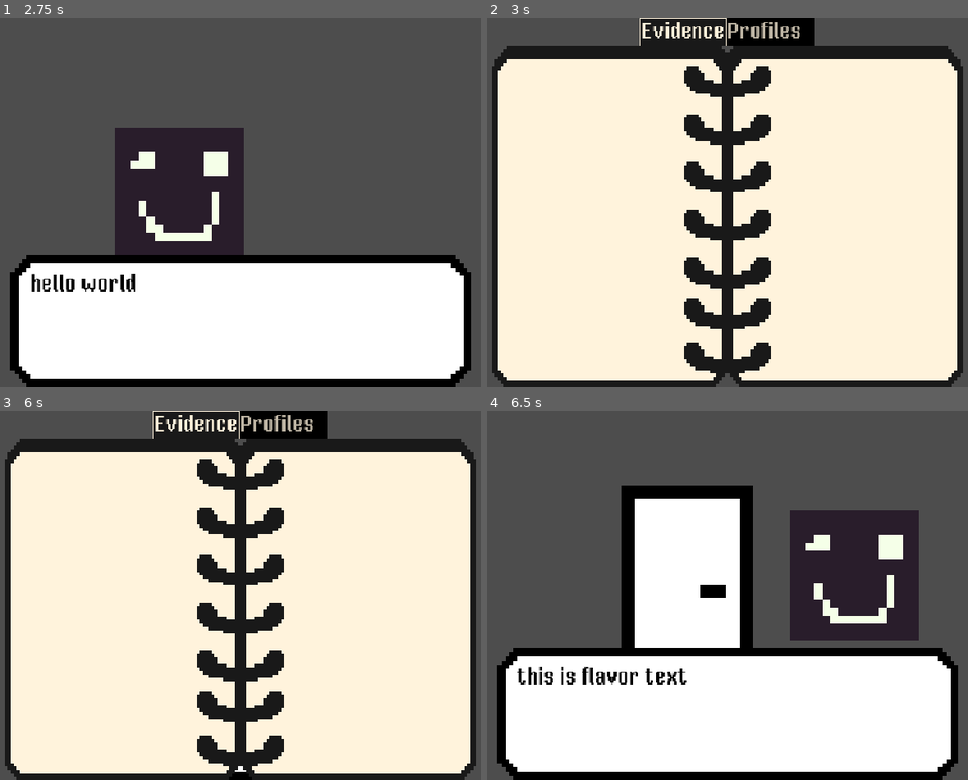
Above: before the commit, frames 1-4 (two rows, left to right).
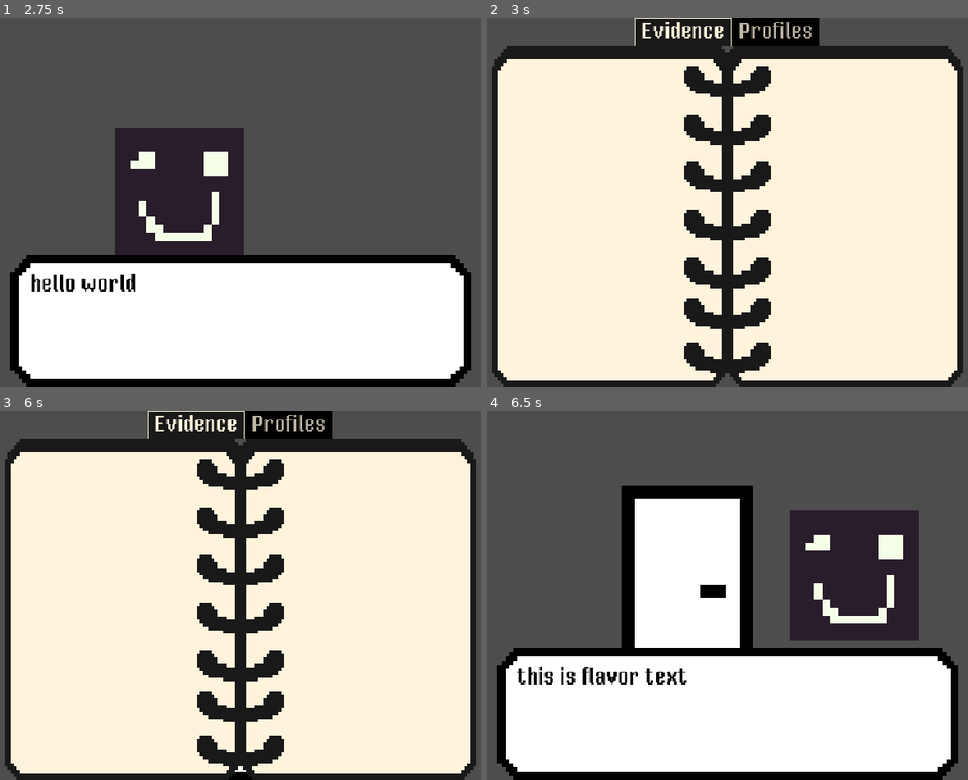
Above: after the commit, the same moments.

Repository: madebyrivaan/Mr.-Pumpkin-s-Murder-Case
Game: Godot game, scene res://scenes/rooms/main_hall.tscn
Two runs of this game, one before a commit and one after it. Both use one fixed random seed, a clock stepped at 60 frames per second and the inputs below.
Inputs (mouse positions are in pixels of both pictures, inside the frame that each line leads up to):
- Up to frame 1 (2.75 s): click (177, 195) at 0.5 s; click (177, 195) at 1.25 s; click (177, 195) at 2 s
- Up to frame 2 (3 s): tap Enter (ui_accept) at 2.75 s; move the mouse to (871, 184) at 2.77 s; press the mouse at (871, 184) at 2.78 s
- Up to frame 3 (6 s): tap Enter (ui_accept) at 3.02, 5.75 s; release the mouse at (384, 577) at 3.5 s; click (365, 577) at 3.5 s; click (365, 577) at 4.25 s; click (365, 577) at 5 s; move the mouse to (110, 613) at 5.77 s; click (110, 613) at 5.85 s
- Up to frame 4 (6.5 s): tap Enter (ui_accept) at 6.02 s

Frame 1 is identical in both runs. In frame 2, 0.6% of the frame differs, in the area x 30-70%, y 0-8%; in frame 3, 0.6%; in frame 4, nothing differs.

Commit message:
looks like i have to finish the dialogue system tomorrow

Diff:
--- /dev/null
+++ b/dialogues/lady_lemon.json
@@ -0,0 +1,24 @@
+[
+	{"type" : "text", "speaking" : "Lady Lemon", "text" : "yo", "end" : false},
+	{"type" : "choice", "1" : "hi", "2" : "wassup", "1r" : 2, "2r" : 5, "end" : false},
+	{"type" : "text", "speaking" : "Garlic", "text" : "this", "end" : false},
+	{"type" : "text", "speaking" : "Lady Lemon", "text" : "", "end" : false},
+	{"type" : "choice", "1" : "", "2" : "", "1r" : 8, "2r" : 17, "end" : false},
+	{"type" : "text", "speaking" : "Garlic", "text" : "that", "end" : false},
+	{"type" : "text", "speaking" : "Lady Lemon", "text" : "", "end" : false},
+	{"type" : "choice", "1" : "", "2" : "", "1r" : 8, "2r" : 17, "end" : false},
+	{"type" : "text", "speaking" : "Garlic", "text" : "", "end" : false},
+	{"type" : "text", "speaking" : "Lady Lemon", "text" : "", "end" : false},
+	{"type" : "choice", "1" : "", "2" : "", "1r" : 11, "2r" : 13, "end" : false},
+	{"type" : "text", "speaking" : "Garlic", "text" : "", "end" : false},
+	{"type" : "text", "speaking" : "Lady Lemon", "text" : "", "end" : true, "end_info" : ""},
+	{"type" : "text", "speaking" : "Garlic", "text" : "", "end" : false},
+	{"type" : "text", "speaking" : "Lady Lemon", "text" : "", "end" : true, "end_info" : ""},
+	{"type" : "text", "speaking" : "Garlic", "text" : "", "end" : false},
+	{"type" : "text", "speaking" : "Lady Lemon", "text" : "", "end" : false},
+	{"type" : "choice", "1" : "", "2" : "", "1r" : 18, "2r" : 20, "end" : false},
+	{"type" : "text", "speaking" : "Garlic", "text" : "", "end" : false},
+	{"type" : "text", "speaking" : "Lady Lemon", "text" : "", "end" : true, "end_info" : ""},
+	{"type" : "text", "speaking" : "Garlic", "text" : "", "end" : false},
+	{"type" : "text", "speaking" : "Lady Lemon", "text" : "", "end" : true, "end_info" : ""},
+]
--- /dev/null
+++ b/dialogues/mr_chili.json
@@ -0,0 +1,29 @@
+[
+	{"type" : "text", "speaking" : "Mr. Chili", "text" : "", "end" : false},
+	{"type" : "choice", "1" : "", "2" : "", "1r" : 2, "2r" : 19, "end" : false},
+	{"type" : "text", "speaking" : "Garlic", "text" : "", "end" : false},
+	{"type" : "text", "speaking" : "Mr. Chili", "text" : "", "end" : false},
+	{"type" : "choice", "1" : "", "2" : "", "1r" : 5, "2r" : 12, "end" : false},
+	{"type" : "text", "speaking" : "Garlic", "text" : "", "end" : false},
+	{"type" : "text", "speaking" : "Mr. Chili", "text" : "", "end" : false},
+	{"type" : "choice", "1" : "", "2" : "", "1r" : 8, "2r" : 10, "end" : false},
+	{"type" : "text", "speaking" : "Garlic", "text" : "", "end" : false},
+	{"type" : "text", "speaking" : "Mr. Chili", "text" : "", "end" : true, "end_info" : ""},
+	{"type" : "text", "speaking" : "Garlic", "text" : "", "end" : false},
+	{"type" : "text", "speaking" : "Mr. Chili", "text" : "", "end" : true, "end_info" : ""},
+	{"type" : "text", "speaking" : "Garlic", "text" : "", "end" : false},
+	{"type" : "text", "speaking" : "Mr. Chili", "text" : "", "end" : false},
+	{"type" : "choice", "1" : "", "2" : "", "1r" : 15, "2r" : 17, "end" : false},
+	{"type" : "text", "speaking" : "Garlic", "text" : "", "end" : false},
+	{"type" : "text", "speaking" : "Mr. Chili", "text" : "", "end" : true, "end_info" : ""},
+	{"type" : "text", "speaking" : "Garlic", "text" : "", "end" : false},
+	{"type" : "text", "speaking" : "Mr. Chili", "text" : "", "end" : true, "end_info" : ""},
+	{"type" : "text", "speaking" : "Garlic", "text" : "", "end" : false},
+	{"type" : "text", "speaking" : "Mr. Chili", "text" : "", "end" : false},
+	{"type" : "choice", "1" : "", "2" : "", "1r" : 22, "2r" : 25, "end" : false},
+	{"type" : "text", "speaking" : "Garlic", "text" : "", "end" : false},
+	{"type" : "text", "speaking" : "Mr. Chili", "text" : "", "end" : false},
+	{"type" : "choice", "1" : "", "2" : "", "1r" : 15, "2r" : 17, "end" : false},
+	{"type" : "text", "speaking" : "Garlic", "text" : "", "end" : false},
+	{"type" : "text", "speaking" : "Mr. Chili", "text" : "", "end" : true, "end_info" : ""},
+]
--- /dev/null
+++ b/dialogues/mr_onion.json
@@ -0,0 +1,18 @@
+[
+	{"type" : "text", "speaking" : "Mr. Onion", "text" : "", "end" : false},
+	{"type" : "choice", "1" : "", "2" : "", "1r" : 2, "2r" : 14, "end" : false},
+	{"type" : "text", "speaking" : "Garlic", "text" : "", "end" : false},
+	{"type" : "text", "speaking" : "Mr. Onion", "text" : "", "end" : false},
+	{"type" : "choice", "1" : "", "2" : "", "1r" : 5, "2r" : 12, "end" : false},
+	{"type" : "text", "speaking" : "Garlic", "text" : "", "end" : false},
+	{"type" : "text", "speaking" : "Mr. Onion", "text" : "", "end" : false},
+	{"type" : "choice", "1" : "", "2" : "", "1r" : 8, "2r" : 10, "end" : false},
+	{"type" : "text", "speaking" : "Garlic", "text" : "", "end" : false},
+	{"type" : "text", "speaking" : "Mr. Onion", "text" : "", "end" : true, "end_info" : ""},
+	{"type" : "text", "speaking" : "Garlic", "text" : "", "end" : false},
+	{"type" : "text", "speaking" : "Mr. Onion", "text" : "", "end" : true, "end_info" : ""},
+	{"type" : "text", "speaking" : "Garlic", "text" : "", "end" : false},
+	{"type" : "text", "speaking" : "Mr. Onion", "text" : "", "end" : true, "end_info" : ""},
+	{"type" : "text", "speaking" : "Garlic", "text" : "", "end" : false},
+	{"type" : "text", "speaking" : "Mr. Onion", "text" : "", "end" : true, "end_info" : ""},
+]
--- a/scenes/notebook.tscn
+++ b/scenes/notebook.tscn
@@ -4,17 +4,22 @@
 [ext_resource type="FontFile" uid="uid://ps5xn0ajg1ap" path="res://fonts/Mister Pixel Regular.otf" id="1_djd1h"]
 [ext_resource type="Texture2D" uid="uid://c2tuntaoqwv6b" path="res://sprites/Notebook.png" id="3_djd1h"]
 [ext_resource type="PackedScene" uid="uid://cjtmeonqkvdak" path="res://scenes/evidence_button.tscn" id="4_djd1h"]
+[ext_resource type="PackedScene" uid="uid://02pjp18u3xp" path="res://scenes/profile_button.tscn" id="5_wl0r1"]
 
 [sub_resource type="StyleBoxEmpty" id="StyleBoxEmpty_djd1h"]
 
 [sub_resource type="StyleBoxFlat" id="StyleBoxFlat_rmmsx"]
+content_margin_left = 10.0
+content_margin_top = 4.0
+content_margin_right = 10.0
+content_margin_bottom = 4.0
 bg_color = Color(0, 0, 0, 1)
 
 [sub_resource type="StyleBoxFlat" id="StyleBoxFlat_yqcxt"]
-content_margin_left = 3.0
-content_margin_top = 3.0
-content_margin_right = 3.0
-content_margin_bottom = 3.0
+content_margin_left = 10.0
+content_margin_top = 4.0
+content_margin_right = 10.0
+content_margin_bottom = 4.0
 bg_color = Color(0.09803922, 0.09803922, 0.09803922, 1)
 border_width_left = 1
 border_width_top = 1
@@ -82,6 +87,8 @@
 layout_mode = 2
 
 [node name="ItemName" type="Label" parent="Notebook/Evidence" unique_id=495637658]
+custom_minimum_size = Vector2(213, 97)
+custom_maximum_size = Vector2(213, 97)
 layout_mode = 0
 offset_left = 424.0
 offset_top = 31.0
@@ -109,7 +116,65 @@
 theme_override_font_sizes/font_size = 32
 autowrap_mode = 2
 
-[node name="Profiles" type="GridContainer" parent="Notebook" unique_id=2054127251]
+[node name="Profiles" type="TextureRect" parent="Notebook" unique_id=1621689732]
 visible = false
 layout_mode = 2
+texture = ExtResource("3_djd1h")
+expand_mode = 1
 metadata/_tab_index = 1
+
+[node name="ProfileGrid" type="GridContainer" parent="Notebook/Profiles" unique_id=2054127251]
+layout_mode = 0
+offset_left = 40.0
+offset_top = 71.0
+offset_right = 248.0
+offset_bottom = 279.0
+theme_override_constants/h_separation = 16
+theme_override_constants/v_separation = 16
+columns = 2
+
+[node name="ProfileButton" parent="Notebook/Profiles/ProfileGrid" unique_id=1457055613 instance=ExtResource("5_wl0r1")]
+layout_mode = 2
+profile = "Mr. Pumpkin"
+
+[node name="ProfileButton2" parent="Notebook/Profiles/ProfileGrid" unique_id=1351059009 instance=ExtResource("5_wl0r1")]
+layout_mode = 2
+profile = "Lady Lemon"
+
+[node name="ProfileButton3" parent="Notebook/Profiles/ProfileGrid" unique_id=477988893 instance=ExtResource("5_wl0r1")]
+layout_mode = 2
+profile = "Mr. Chili"
+
+[node name="ProfileButton4" parent="Notebook/Profiles/ProfileGrid" unique_id=436992236 instance=ExtResource("5_wl0r1")]
+layout_mode = 2
+profile = "Mr. Onion"
+
+[node name="ProfileName" type="Label" parent="Notebook/Profiles" unique_id=1459765763]
+custom_minimum_size = Vector2(213, 97)
+custom_maximum_size = Vector2(213, 97)
+layout_mode = 0
+offset_left = 56.0
+offset_top = 327.0
+offset_right = 269.0
+offset_bottom = 424.0
+theme_override_colors/font_color = Color(0.09803922, 0.09803922, 0.09803922, 1)
+theme_override_colors/font_outline_color = Color(0.09803922, 0.09803922, 0.09803922, 1)
+theme_override_fonts/font = ExtResource("1_djd1h")
+theme_override_font_sizes/font_size = 46
+horizontal_alignment = 1
+vertical_alignment = 1
+autowrap_mode = 2
+
+[node name="ProfileDesc" type="Label" parent="Notebook/Profiles" unique_id=1805654180]
+custom_minimum_size = Vector2(216, 432)
+custom_maximum_size = Vector2(216, 432)
+layout_mode = 0
+offset_left = 424.0
+offset_top = 39.0
+offset_right = 640.0
+offset_bottom = 471.0
+theme_override_colors/font_color = Color(0.09803922, 0.09803922, 0.09803922, 1)
+theme_override_colors/font_outline_color = Color(0.09803922, 0.09803922, 0.09803922, 1)
+theme_override_fonts/font = ExtResource("1_djd1h")
+theme_override_font_sizes/font_size = 32
+autowrap_mode = 2
--- /dev/null
+++ b/scenes/profile_button.tscn
@@ -0,0 +1,15 @@
+[gd_scene format=3 uid="uid://02pjp18u3xp"]
+
+[ext_resource type="Texture2D" uid="uid://cddkxliw80kgv" path="res://sprites/gui/bg_placeholder3.png" id="1_2krox"]
+[ext_resource type="Script" uid="uid://o28xjf0u7sh8" path="res://scripts/profile_button.gd" id="2_2krox"]
+
+[node name="ProfileButton" type="TextureButton" unique_id=408976175]
+custom_minimum_size = Vector2(96, 96)
+custom_maximum_size = Vector2(96, 96)
+offset_right = 40.0
+offset_bottom = 40.0
+texture_normal = ExtResource("1_2krox")
+stretch_mode = 0
+script = ExtResource("2_2krox")
+
+[connection signal="pressed" from="." to="." method="_on_pressed"]
--- /dev/null
+++ b/scenes/rooms/interrogation_room.tscn
@@ -0,0 +1,26 @@
+[gd_scene format=3 uid="uid://dkn2egmjmcvgd"]
+
+[ext_resource type="PackedScene" uid="uid://bg2v2fdt755v1" path="res://scenes/dialogue_box.tscn" id="1_8h0ma"]
+[ext_resource type="Script" uid="uid://c55w6cd80frma" path="res://scripts/interrogation_room.gd" id="1_13bab"]
+
+[node name="interrogation_room" type="CanvasGroup" unique_id=1565786133]
+script = ExtResource("1_13bab")
+
+[node name="Dialogue GUI Layer" parent="." unique_id=67360601 instance=ExtResource("1_8h0ma")]
+
+[node name="ButtonsLayer" type="CanvasLayer" parent="." unique_id=1730207948]
+
+[node name="Button1" type="Button" parent="ButtonsLayer" unique_id=488939839]
+offset_left = 304.0
+offset_top = 104.0
+offset_right = 632.0
+offset_bottom = 176.0
+
+[node name="Button2" type="Button" parent="ButtonsLayer" unique_id=2059635155]
+offset_left = 304.0
+offset_top = 200.0
+offset_right = 632.0
+offset_bottom = 272.0
+
+[connection signal="pressed" from="ButtonsLayer/Button1" to="." method="_on_button_1_pressed"]
+[connection signal="pressed" from="ButtonsLayer/Button2" to="." method="_on_button_2_pressed"]
--- /dev/null
+++ b/scripts/interrogation_room.gd
@@ -0,0 +1,54 @@
+extends CanvasGroup
+
+var lady_lemon = FileAccess.open("res://dialogues/lady_lemon.json", FileAccess.READ)
+var mr_chili = FileAccess.open("res://dialogues/mr_chili.json", FileAccess.READ)
+var mr_onion = FileAccess.open("res://dialogues/mr_onion.json", FileAccess.READ)
+
+var current_dialogue = JSON.parse_string(lady_lemon.get_as_text())
+
+var choice : bool = false
+var canInteract : bool = false
+var line_counter : int = 0
+
+# Called when the node enters the scene tree for the first time.
+func _ready() -> void:
+	DialogueHandler.load_dialogue([current_dialogue[line_counter]["text"]])
+	$ButtonsLayer.hide()
+
+
+# Called every frame. 'delta' is the elapsed time since the previous frame.
+func _process(delta: float) -> void:
+	if choice:
+		canInteract = false
+	elif DialogueHandler.is_processing_input():
+		canInteract = true
+	else:
+		canInteract = false
+
+
+func _input(event: InputEvent) -> void:
+	if event.is_action_pressed("interact") and canInteract:
+		next_line()
+
+
+func next_line() -> void:
+	line_counter += 1
+	if current_dialogue[line_counter]["type"] == "text":
+		choice = false
+		$ButtonsLayer.hide()
+		DialogueHandler.load_dialogue([current_dialogue[line_counter]["text"]])
+	elif current_dialogue[line_counter]["type"] == "choice":
+		choice = true
+		$ButtonsLayer/Button1.text = current_dialogue[line_counter]["1"]
+		$ButtonsLayer/Button2.text = current_dialogue[line_counter]["2"]
+		$ButtonsLayer.show()
+
+
+func _on_button_1_pressed() -> void:
+	line_counter = current_dialogue[line_counter]["1r"] - 1
+	next_line()
+
+
+func _on_button_2_pressed() -> void:
+	line_counter = current_dialogue[line_counter]["2r"] - 1
+	next_line()
--- a/scripts/notebook.gd
+++ b/scripts/notebook.gd
@@ -2,6 +2,8 @@
 @onready var evidence = $Notebook/Evidence/EvidenceGrid
 @onready var item_name = $Notebook/Evidence/ItemName
 @onready var item_desc = $Notebook/Evidence/ItemDesc
+@onready var profile_name = $Notebook/Profiles/ProfileName
+@onready var profile_desc = $Notebook/Profiles/ProfileDesc
 var previous_desc = ""
 var found_evidence_list : Array = []
 var evidence_counter : int = 0
@@ -26,6 +28,22 @@
 		#await tween.finished
 		#tween.kill()
 
+	if $Notebook.current_tab != 0 :
+		item_name.text = ""
+		item_desc.text = ""
+
+	if $Notebook.current_tab != 1 :
+		profile_name.text = ""
+		profile_desc.text = ""
+
 func add_evidence(evidence_name : String) -> void:
 	var new_evidence = evidence.get_child(evidence_counter)
 	new_evidence.match_evidence(evidence_name)
+
+
+
+func add_profile_info(profile : String, profile_info : String) -> void:
+	for person in $Notebook/Profiles/ProfileGrid.get_children():
+		if person.profile == profile:
+			person.profile_matcher[profile][1] += "
+			" + "- " + profile_info
--- /dev/null
+++ b/scripts/profile_button.gd
@@ -0,0 +1,42 @@
+extends TextureButton
+
+@export var profile : String = ""
+var profile_matcher : Dictionary = {
+	"Test" : ["res://sprites/dummy.png"],
+	"Test 2" : ["res://sprites/dummy.png"],
+	"Mr. Pumpkin" : ["res://sprites/evidence/Champagne.png", "- Victim of the murder"],
+	"Lady Lemon" : ["res://sprites/evidence/Glass.png", ""],
+	"Mr. Chili" : ["res://sprites/evidence/Shovel.png", ""],
+	"Mr. Onion" : ["res://sprites/evidence/Cigar ash.png", ""]
+}
+
+# Called when the node enters the scene tree for the first time.
+func _ready() -> void:
+	match_profile(profile)
+
+
+# Called every frame. 'delta' is the elapsed time since the previous frame.
+func _process(delta: float) -> void:
+	pass
+
+
+
+func match_profile(profile_name : String) -> void:
+	if profile_name not in profile_matcher.keys() : return
+	texture_normal = load(profile_matcher[profile_name][0])
+
+
+func _on_pressed() -> void:
+	Notebook.profile_name.text = profile
+	if profile_matcher[profile][1]:
+		Notebook.profile_desc.text = profile_matcher[profile][1]
+	else:
+		Notebook.profile_desc.text  = "- ???"
+	#if Notebook.item_desc.text != Notebook.previous_desc:
+		#Notebook.item_desc.text = Notebook.previous_desc
+		#Notebook.item_desc.visible_ratio = 0
+		#var tween = create_tween()
+		#tween.set_trans(Tween.TRANS_LINEAR)
+		#tween.tween_property(Notebook.item_desc, "visible_ratio", 1.0, 1.0)
+		#await tween.finished
+		#tween.kill()
Not shown, added: scripts/interrogation_room.gd.uid
Not shown, added: scripts/profile_button.gd.uid
